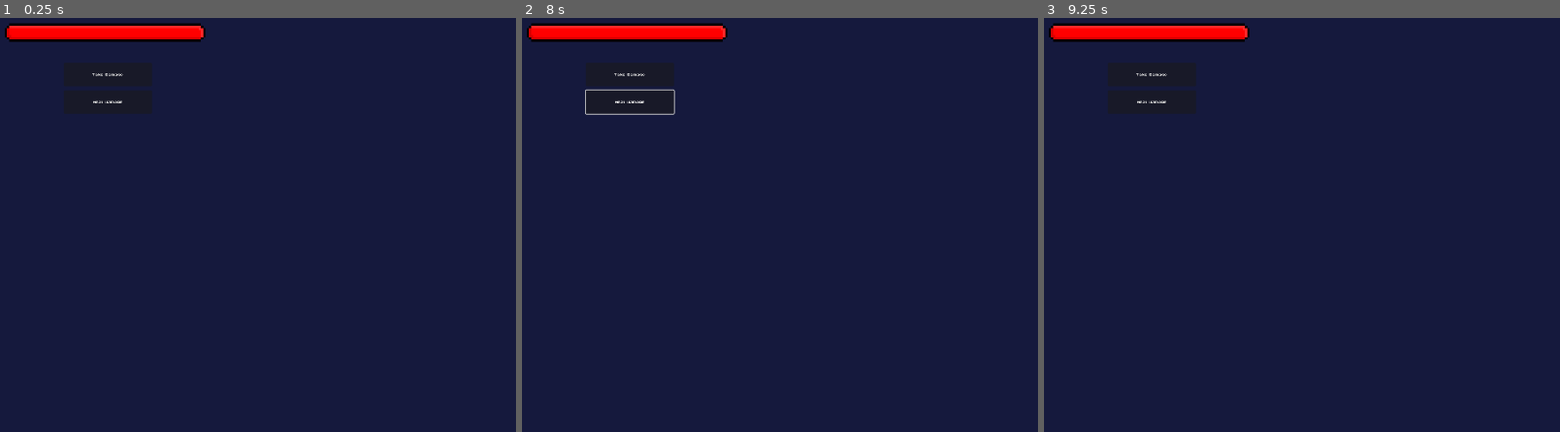
Above: before the commit, frames 1-3 (left to right).
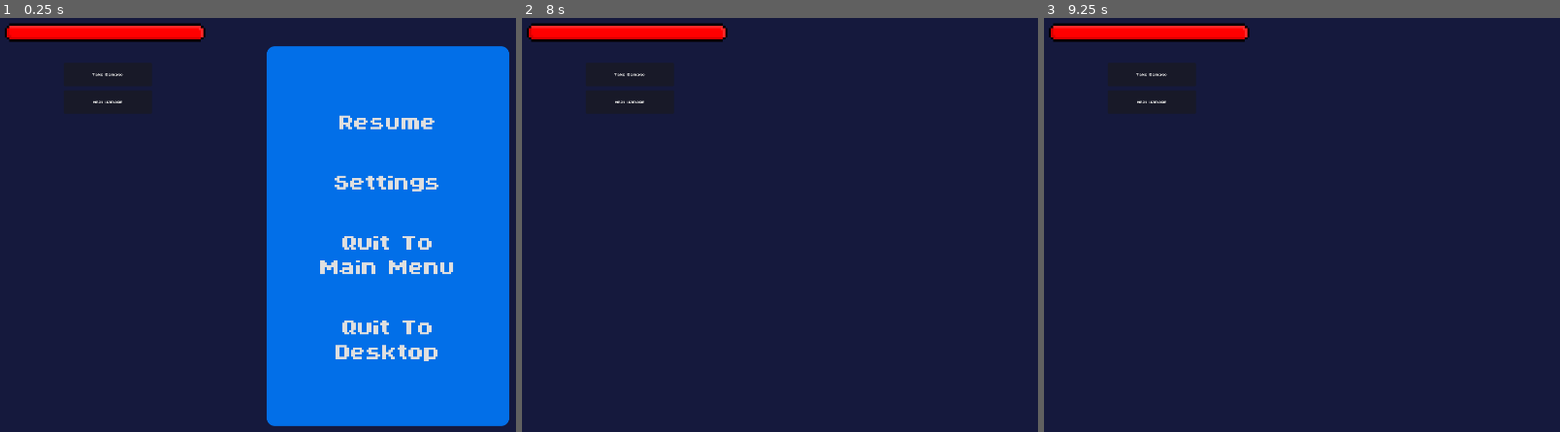
Above: after the commit, the same moments.

Repository: LordRevan36/software_development_platformer
Game: Godot game, scene res://UI/UI.tscn
The game is run twice, just before and just after one commit, with the same random seed, the same clock (stepped at 60 frames per second) and the same inputs. This scene is started directly instead of the project's main scene.
Inputs (mouse positions are in pixels of both pictures, inside the frame that each line leads up to):
- Up to frame 1 (0.25 s): no input
- Up to frame 2 (8 s): click "Take Damage" at 0.5 s; click "Heal Damage" at 1.25 s; click (909, 121) at 2 s, where only the run after the commit has a clickable "Resume"; tap Enter at 2.75, 4.25, 5.75 s; move the mouse to (outside the picture) at 2.77 s; hold D (Right) 2.78-3.5 s; hold L (Frontflip) 2.78-3.5 s; tap K (Attack) every 1.5 s from 2.85 to 7.35 s; click (outside the picture) at 2.92 s; tap Space (Up) at 3.5, 5, 6.5 s; drag from (754, 258) to (872, 324) at 3.52 s; move the mouse to (986, 142) at 4.27 s; hold D (Right) 4.28-5 s; hold L (Frontflip) 4.28-5 s; click (986, 142) at 4.42 s; drag from (872, 324) to (676, 171) at 5.02 s; move the mouse to (outside the picture) at 5.77 s; hold A (Left) 5.78-6.5 s; hold L (Frontflip) 5.78-6.5 s; click (outside the picture) at 5.92 s; tap Escape (Pause) at 6.4 s; drag from (676, 171) to (795, 125) at 6.52 s; move the mouse to (950, 237) at 7.27 s; hold J (Backflip) from 7.28 s (still down); hold L (Frontflip) from 7.28 s (still down); click (950, 237) at 7.42 s; tap Tab (Skills) at 7.9 s
- Up to frame 3 (9.25 s): release J (Backflip) at 8 s; release L (Frontflip) at 8 s; drag from (1317, 125) to (1276, 258) at 8.02 s; move the mouse to (outside the picture) at 8.77 s; hold Space (Up) from 8.78 s (still down); hold L (Frontflip) from 8.78 s (still down); tap K (Attack) at 8.85 s; click (outside the picture) at 8.92 s

The runs differ from the first frame. In frame 1, 43% of the frame differs, in the area x 51-99%, y 6-99%; in frame 2, 0.2%; in frame 3, nothing differs.
Error in both runs: Invalid access to property or key 'MAX_Health' on a base object of type 'null instance'. (res://UI/HealthBar.gd:8)

Commit message:
started on the pause menu

Diff:
--- /dev/null
+++ b/software-development-platformer/GlobalScripts/GlobalControls.gd
@@ -0,0 +1,10 @@
+extends Node
+@onready var Up = InputMap.action_get_events("Up")
+@onready var Down = InputMap.action_get_events("Down")
+@onready var Right = InputMap.action_get_events("Right")
+@onready var Left = InputMap.action_get_events("Left")
+@onready var Attack = InputMap.action_get_events("Attack")
+@onready var Frontflip = InputMap.action_get_events("Frontflip")
+@onready var Backflip = InputMap.action_get_events("Backflip")
+@onready var Skills = InputMap.action_get_events("Skills")
+@onready var Pause = InputMap.action_get_events("Pause")
--- a/software-development-platformer/Levels/MainMenu/MenuButton.gd
+++ /dev/null
@@ -1,11 +0,0 @@
-extends Button
-
-
-# Called when the node enters the scene tree for the first time.
-func _ready() -> void:
-	pass # Replace with function body.
-
-
-# Called every frame. 'delta' is the elapsed time since the previous frame.
-func _process(delta: float) -> void:
-	pass
--- a/software-development-platformer/Levels/MainMenu/return_button.gd
+++ /dev/null
@@ -1,11 +0,0 @@
-extends Button
-
-
-# Called when the node enters the scene tree for the first time.
-func _ready() -> void:
-	pass # Replace with function body.
-
-
-# Called every frame. 'delta' is the elapsed time since the previous frame.
-func _process(delta: float) -> void:
-	pass
--- a/software-development-platformer/Levels/MainMenu/settings.gd
+++ b/software-development-platformer/Levels/MainMenu/settings.gd
@@ -19,13 +19,15 @@
 	$ControlContainer/ControlsGrid/Pause
 ]
 @onready var uiActions: Array
+
 #functions to get the input map and display what each input is
 func _ready() -> void:
 	for button in Buttons:
 		_connect_button_signals(button)
 	for action in InputMap.get_actions():
 		if not action.begins_with("ui_"):
-			pass
+			continue
+
 func _process(_delta: float) -> void:
 	var i = 0
 	for child_node in ControlsGrid.get_children():
@@ -38,11 +40,13 @@
 		controls[i].text = controls[i].get_name() + ": " + event.substr(0, event.find(" "))
 		i += 1
 
+
 #Button Functions
 func _connect_button_signals(button: Button):
 	button.pressed.connect(_on_button_pressed.bind(button))
 	button.mouse_entered.connect(_on_button_mouse_entered.bind(button))
 	button.mouse_exited.connect(_on_button_mouse_exited.bind(button))
+
 
 # Generic handler for button presses
 var key
@@ -54,7 +58,6 @@
 	buttonPressed = button.get_tooltip()
 	ChangeControl.show()
 	ControlPicker.text = "Select control for " + button.get_name()
-	decided = false
 
 func _on_yes_button_pressed() -> void:
 	InputMap.action_erase_events(buttonPressed)
@@ -94,6 +97,7 @@
 			if action_event.is_match(event):
 				return true
 	return false
+
 
 func _on_button_mouse_entered(button: Button) -> void:
 	button.modulate = Color.YELLOW
--- /dev/null
+++ b/software-development-platformer/UI/PauseMenu.tscn
@@ -0,0 +1,73 @@
+[gd_scene format=3 uid="uid://by60jn4wyw65s"]
+
+[ext_resource type="Script" uid="uid://cs12fxymvy61l" path="res://UI/pause_menu.gd" id="1_05bun"]
+
+[sub_resource type="StyleBoxFlat" id="StyleBoxFlat_5mt5m"]
+bg_color = Color(0, 0.48235294, 1, 0.88235295)
+corner_radius_top_left = 20
+corner_radius_top_right = 20
+corner_radius_bottom_right = 20
+corner_radius_bottom_left = 20
+corner_detail = 20
+
+[node name="PauseMenu" type="CanvasLayer" unique_id=469843484]
+script = ExtResource("1_05bun")
+
+[node name="Panel" type="Panel" parent="." unique_id=1956467514]
+anchors_preset = 8
+anchor_left = 0.5
+anchor_top = 0.5
+anchor_right = 0.5
+anchor_bottom = 0.5
+offset_left = -300.0
+offset_top = -470.0
+offset_right = 300.0
+offset_bottom = 470.0
+grow_horizontal = 2
+grow_vertical = 2
+size_flags_horizontal = 3
+theme_override_styles/panel = SubResource("StyleBoxFlat_5mt5m")
+
+[node name="BoxContainer" type="BoxContainer" parent="." unique_id=1136988355]
+offset_left = 660.0
+offset_top = 70.0
+offset_right = 1260.0
+offset_bottom = 1010.0
+size_flags_horizontal = 3
+alignment = 1
+
+[node name="VBoxContainer" type="VBoxContainer" parent="BoxContainer" unique_id=542319698]
+layout_mode = 2
+theme_override_constants/separation = 80
+alignment = 1
+
+[node name="Resume" type="Button" parent="BoxContainer/VBoxContainer" unique_id=1380335457]
+layout_mode = 2
+theme_override_font_sizes/font_size = 88
+text = "Resume"
+flat = true
+
+[node name="Settings" type="Button" parent="BoxContainer/VBoxContainer" unique_id=826312251]
+layout_mode = 2
+theme_override_font_sizes/font_size = 88
+text = "Settings"
+flat = true
+
+[node name="MainMenu" type="Button" parent="BoxContainer/VBoxContainer" unique_id=234912373]
+layout_mode = 2
+theme_override_font_sizes/font_size = 88
+text = "Quit To
+Main Menu"
+flat = true
+
+[node name="Desktop" type="Button" parent="BoxContainer/VBoxContainer" unique_id=1401204633]
+layout_mode = 2
+theme_override_font_sizes/font_size = 88
+text = "Quit To
+Desktop"
+flat = true
+
+[connection signal="pressed" from="BoxContainer/VBoxContainer/Resume" to="." method="_on_resume_pressed"]
+[connection signal="pressed" from="BoxContainer/VBoxContainer/Settings" to="." method="_on_settings_pressed"]
+[connection signal="pressed" from="BoxContainer/VBoxContainer/MainMenu" to="." method="_on_main_menu_pressed"]
+[connection signal="pressed" from="BoxContainer/VBoxContainer/Desktop" to="." method="_on_desktop_pressed"]
--- a/software-development-platformer/UI/UI.tscn
+++ b/software-development-platformer/UI/UI.tscn
@@ -1,9 +1,10 @@
-[gd_scene load_steps=7 format=3 uid="uid://4e147ggbn8mm"]
+[gd_scene format=3 uid="uid://4e147ggbn8mm"]
 
 [ext_resource type="Script" uid="uid://dhqon0kvpcrte" path="res://UI/DamageButton.gd" id="1_e707p"]
 [ext_resource type="Script" uid="uid://qy3w7jrwih6c" path="res://UI/heal_button.gd" id="2_f1fl4"]
 [ext_resource type="Texture2D" uid="uid://cbmy31rblo60d" path="res://Assets/HUD/HealthBar.png" id="3_jqf55"]
 [ext_resource type="Script" uid="uid://rexj3shyfaq6" path="res://UI/HealthBar.gd" id="4_byuxr"]
+[ext_resource type="PackedScene" uid="uid://by60jn4wyw65s" path="res://UI/PauseMenu.tscn" id="5_f1fl4"]
 
 [sub_resource type="AtlasTexture" id="AtlasTexture_d050y"]
 atlas = ExtResource("3_jqf55")
@@ -13,9 +14,9 @@
 atlas = ExtResource("3_jqf55")
 region = Rect2(0, 0, 384, 128)
 
-[node name="UI" type="CanvasLayer"]
+[node name="UI" type="CanvasLayer" unique_id=891086582]
 
-[node name="DamageButton" type="Button" parent="."]
+[node name="DamageButton" type="Button" parent="." unique_id=617991269]
 offset_left = 158.0
 offset_top = 111.0
 offset_right = 376.0
@@ -23,7 +24,7 @@
 text = "Take Damage"
 script = ExtResource("1_e707p")
 
-[node name="HealButton" type="Button" parent="."]
+[node name="HealButton" type="Button" parent="." unique_id=869006497]
 offset_left = 158.0
 offset_top = 179.0
 offset_right = 376.0
@@ -31,7 +32,7 @@
 text = "Heal Damage"
 script = ExtResource("2_f1fl4")
 
-[node name="HealthBar" type="TextureProgressBar" parent="."]
+[node name="HealthBar" type="TextureProgressBar" parent="." unique_id=575964914]
 offset_left = 12.0
 offset_top = -43.0
 offset_right = 396.0
@@ -42,3 +43,5 @@
 texture_progress = SubResource("AtlasTexture_qgmx8")
 script = ExtResource("4_byuxr")
 player_path = NodePath("../../Player")
+
+[node name="PauseMenu" parent="." unique_id=469843484 instance=ExtResource("5_f1fl4")]
--- /dev/null
+++ b/software-development-platformer/UI/pause_menu.gd
@@ -0,0 +1,36 @@
+extends CanvasLayer
+@onready var Buttons: Array = [
+	$BoxContainer/VBoxContainer/Resume,
+	$BoxContainer/VBoxContainer/Settings,
+	$BoxContainer/VBoxContainer/MainMenu,
+	$BoxContainer/VBoxContainer/Desktop
+]
+
+func _ready() -> void:
+	for button in Buttons:
+		_connect_button_signals(button)
+
+func _connect_button_signals(button: Button):
+	button.mouse_entered.connect(_on_button_mouse_entered.bind(button))
+	button.mouse_exited.connect(_on_button_mouse_exited.bind(button))
+
+func _on_button_mouse_entered(button: Button) -> void:
+	button.modulate = Color.YELLOW
+	GlobalUI.growTween(button, 1.1, 1.1)
+
+# Generic handler for mouse exit event
+func _on_button_mouse_exited(button: Button) -> void:
+	GlobalUI.shrinkTween(button)
+	button.modulate = Color.WHITE
+
+func _on_resume_pressed() -> void:
+	hide()
+
+func _on_settings_pressed() -> void:
+	get_tree().change_scene_to_file("res://Levels/MainMenu/Menus.tscn")
+
+func _on_main_menu_pressed() -> void:
+	get_tree().change_scene_to_file("res://Levels/MainMenu/MainMenu.tscn")
+
+func _on_desktop_pressed() -> void:
+	get_tree().quit()
Not shown, added: software-development-platformer/GlobalScripts/GlobalControls.gd.uid
Not shown: 1 places in software-development-platformer/Levels/Forest/main.tscn that only renumber resources
Not shown, removed: software-development-platformer/Levels/MainMenu/MenuButton.gd.uid
Not shown, removed: software-development-platformer/Levels/MainMenu/return_button.gd.uid
Not shown, added: software-development-platformer/UI/pause_menu.gd.uid
